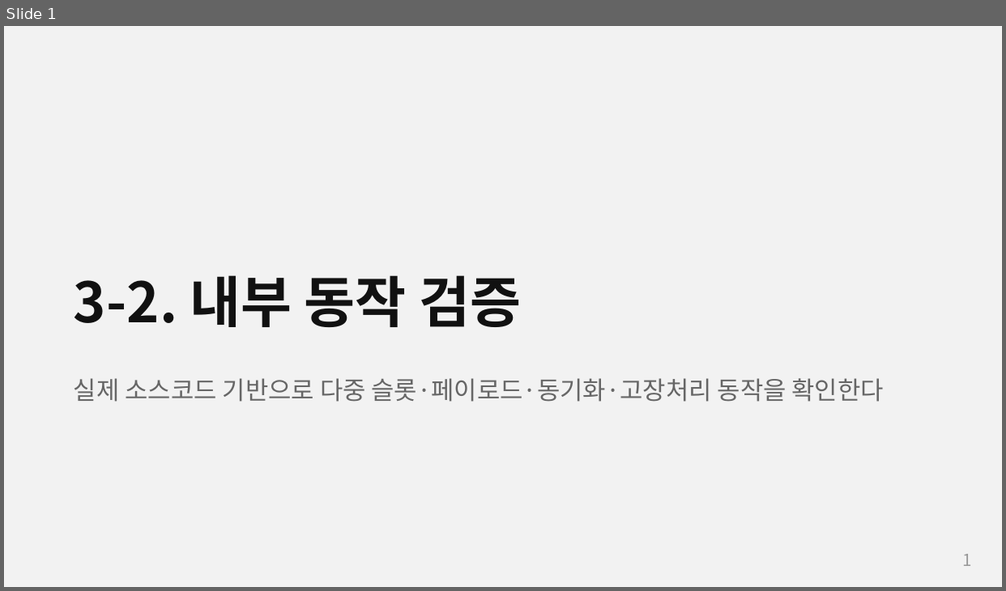
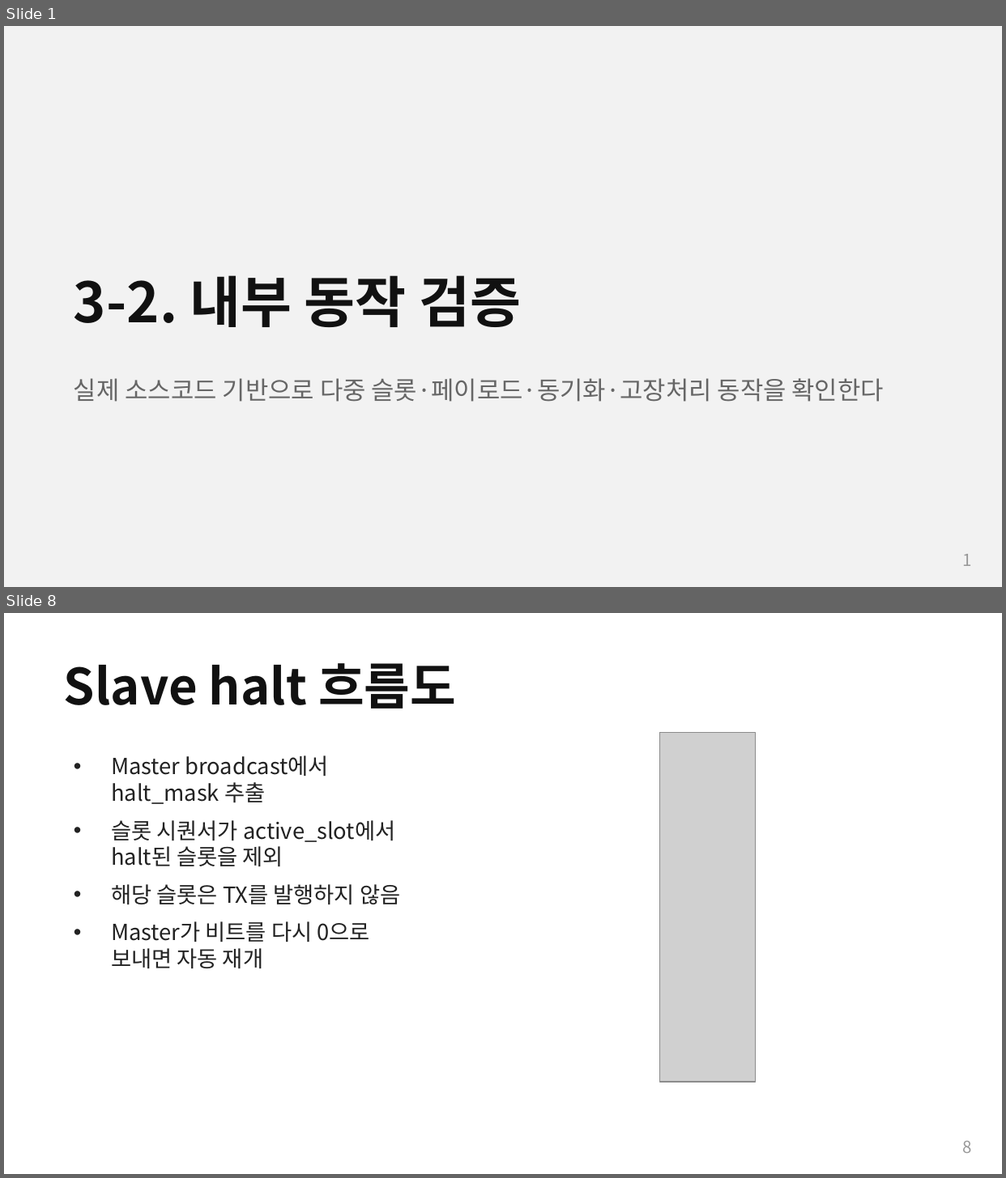
Before and after one commit to Woodong02/SoC_Design_and_Programming, a slide deck: section3_part2_internals.pptx. Shown one above the other, each under a label of ours: slide 1 before the commit, slides 1 and 8 after it; the slides between them are not shown. The pictures are 1006x591 and 1006x1178 pixels, drawn with LibreOffice and Linux fonts; fonts in the diff are those of the drawing; grey boxes stand for pictures. Boxes give left, top, right and bottom in pixels: in the first picture for what was removed or moved away, otherwise in the second. Text is boxed around its words. In the diff, an @@ line names an element or a change of style, - is before the commit and + after.

```diff
--- a/section3_part2_internals.pptx
+++ b/section3_part2_internals.pptx
@@ slide 8 added at <box>4,613,1002,1174</box>, background #FFFFFF @@
@@ text added at <box>64,663,456,709</box>, 36 pt, text #111111, bold @@
+Slave halt 흐름도
@@ picture added at <box>659,733,756,1082</box> @@
@@ text added at <box>111,756,400,969</box>, 16 pt, text #222222 @@
+• Master broadcast에서 halt_mask 추출
+• 슬롯 시퀀서가 active_slot에서 halt된 슬롯을 제외
+• 해당 슬롯은 TX를 발행하지 않음
+• Master가 비트를 다시 0으로 보내면 자동 재개
@@ text added at <box>963,1141,972,1153</box>, 12 pt, text #999999 @@
+8
```
Also in this commit, not shown: 5 slides changed, 1 other slide added, 4 slides removed, 5 other files.
